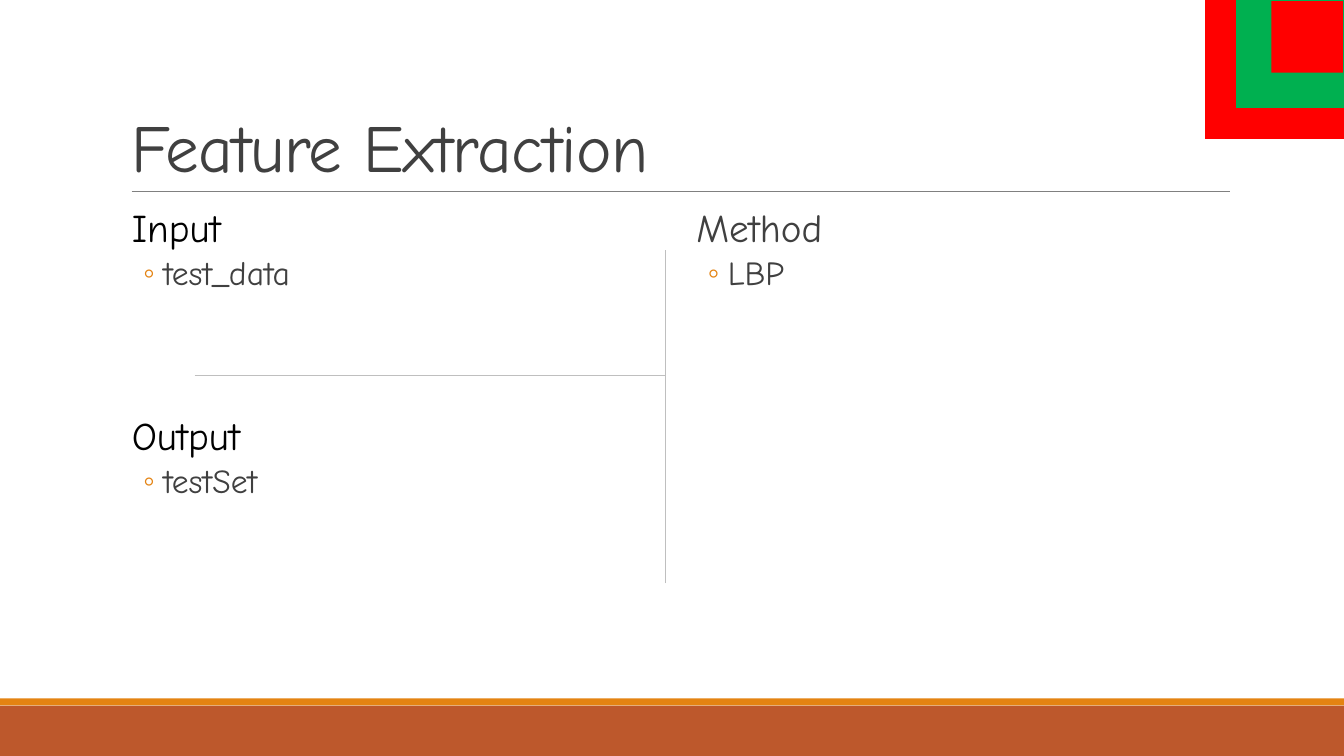
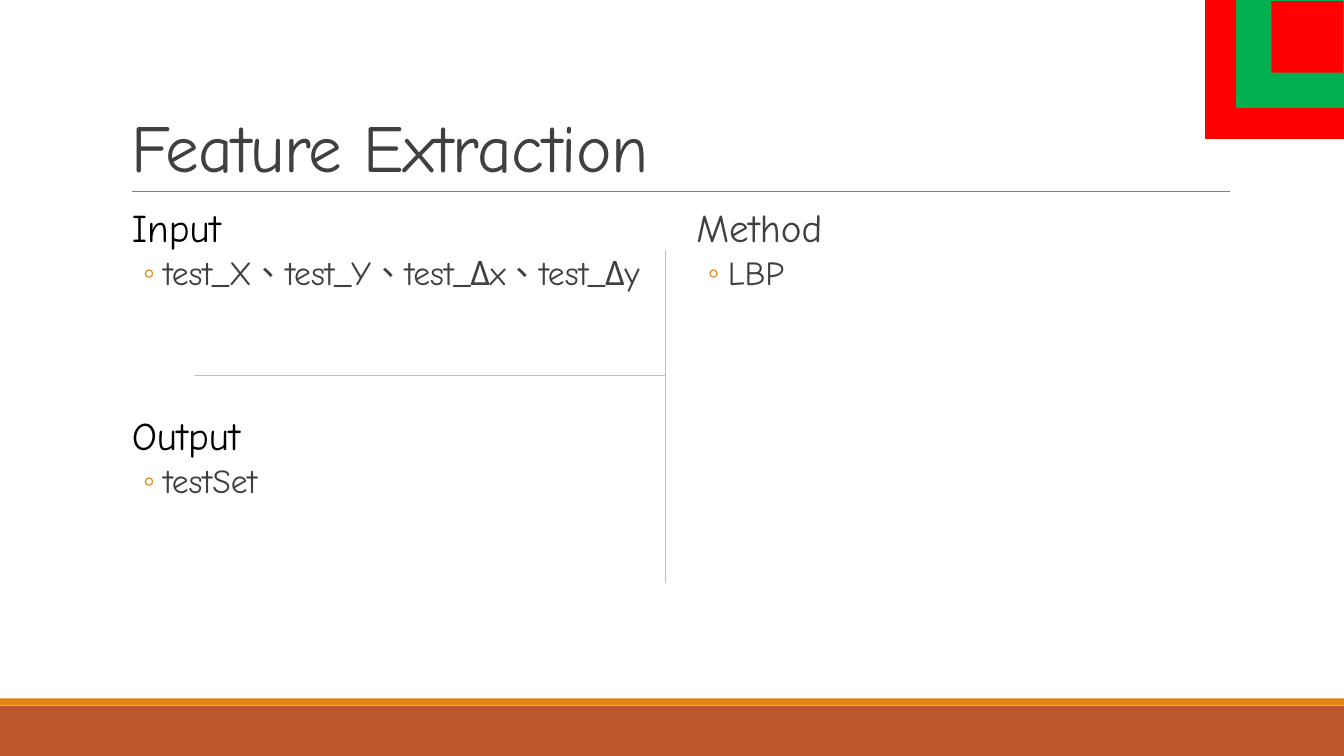
Before and after one commit to a98carey/Machine-Learning, a slide deck: slide 20 of machine_learning_Final.pptx (slide 19 before the commit). Drawn at 1344x756 pixels with LibreOffice and Linux fonts; fonts in the diff are those of the drawing. Boxes give left, top, right and bottom in pixels: in the first picture for what was removed or moved away, otherwise in the second. Text is boxed around its words. In the diff, an @@ line names an element or a change of style, - is before the commit and + after.

```diff
--- a/machine_learning_Final.pptx
+++ b/machine_learning_Final.pptx
@@ text at [163, 261, 639, 292]: text changed @@
-  ◦ test_data
+  ◦ test_X、test_Y、test_Δx、test_Δy
```
Also in this commit, not shown: 4 other slides changed, 5 slides added, 6 slides removed.
